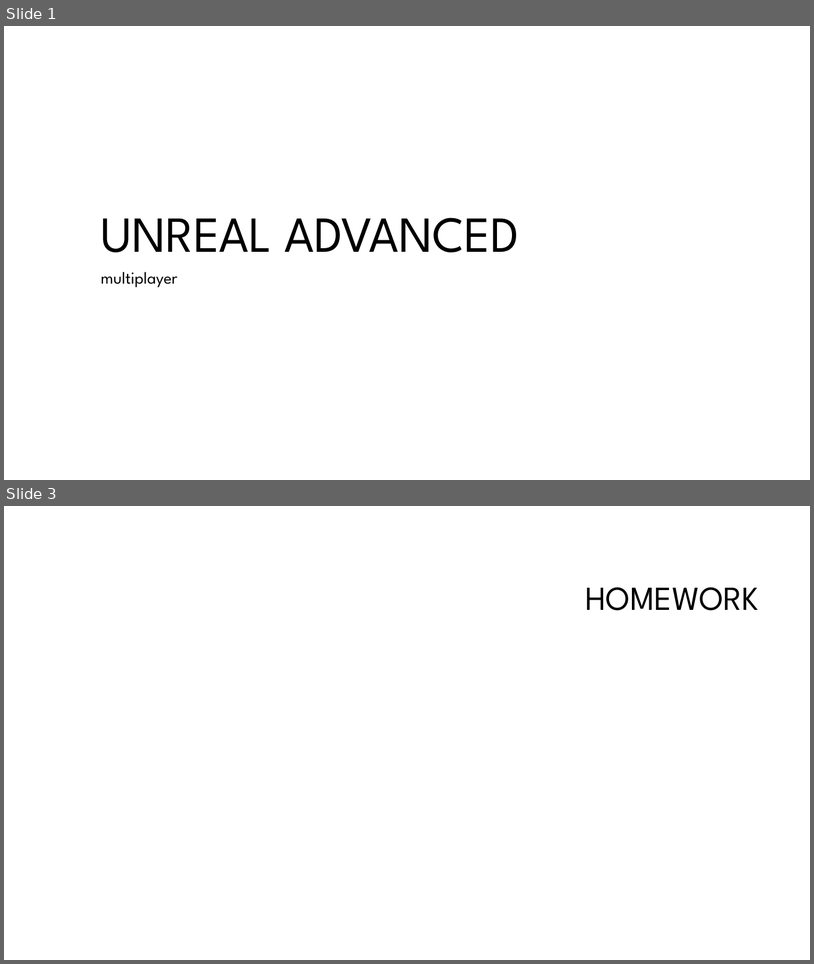
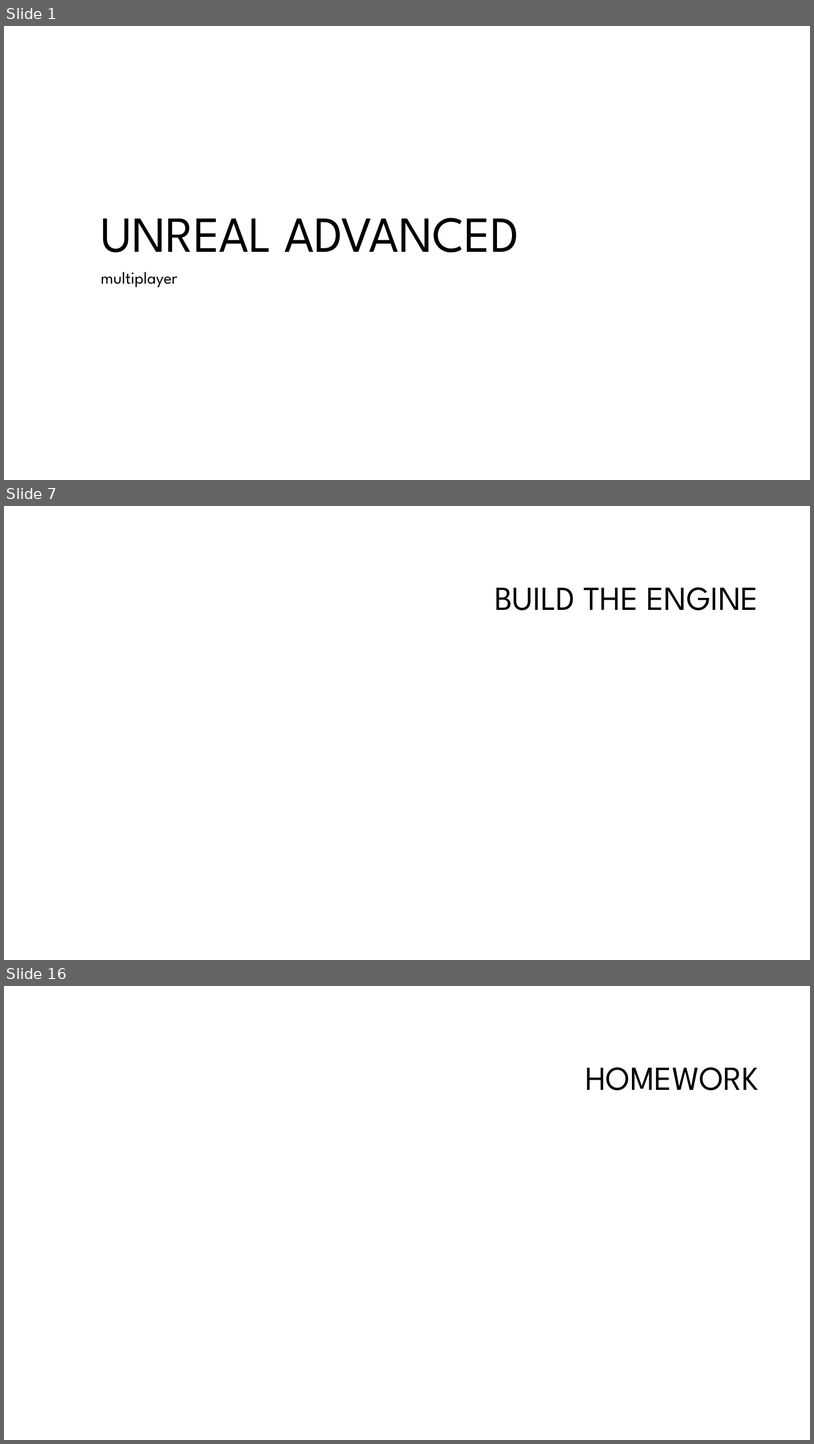
Before and after one commit to Koous61/unreal-course, a slide deck: Multiplayer[3].pptm. Shown one above the other, each under a label of ours: slides 1 and 3 before the commit, slides 1, 7 and 16 after it; the slides between them are not shown. The pictures are 814x964 and 814x1444 pixels, drawn with LibreOffice and Linux fonts; fonts in the diff are those of the drawing; background and template pictures are left out. Boxes give left, top, right and bottom in pixels: in the first picture for what was removed or moved away, otherwise in the second. Text is boxed around its words. In the diff, an @@ line names an element or a change of style, - is before the commit and + after.

```diff
--- a/Multiplayer[3].pptm
+++ b/Multiplayer[3].pptm
@@ slide 7 added at (4, 506, 810, 960), background #FFFFFF @@
@@ title added at (495, 587, 759, 610), 40 pt, text #000000 @@
+BUILD THE ENGINE
@@ what was slide 3 is now slide 16 @@
```
Also in this commit, not shown: 1 slide changed, 13 other slides added, 1 slide removed.
